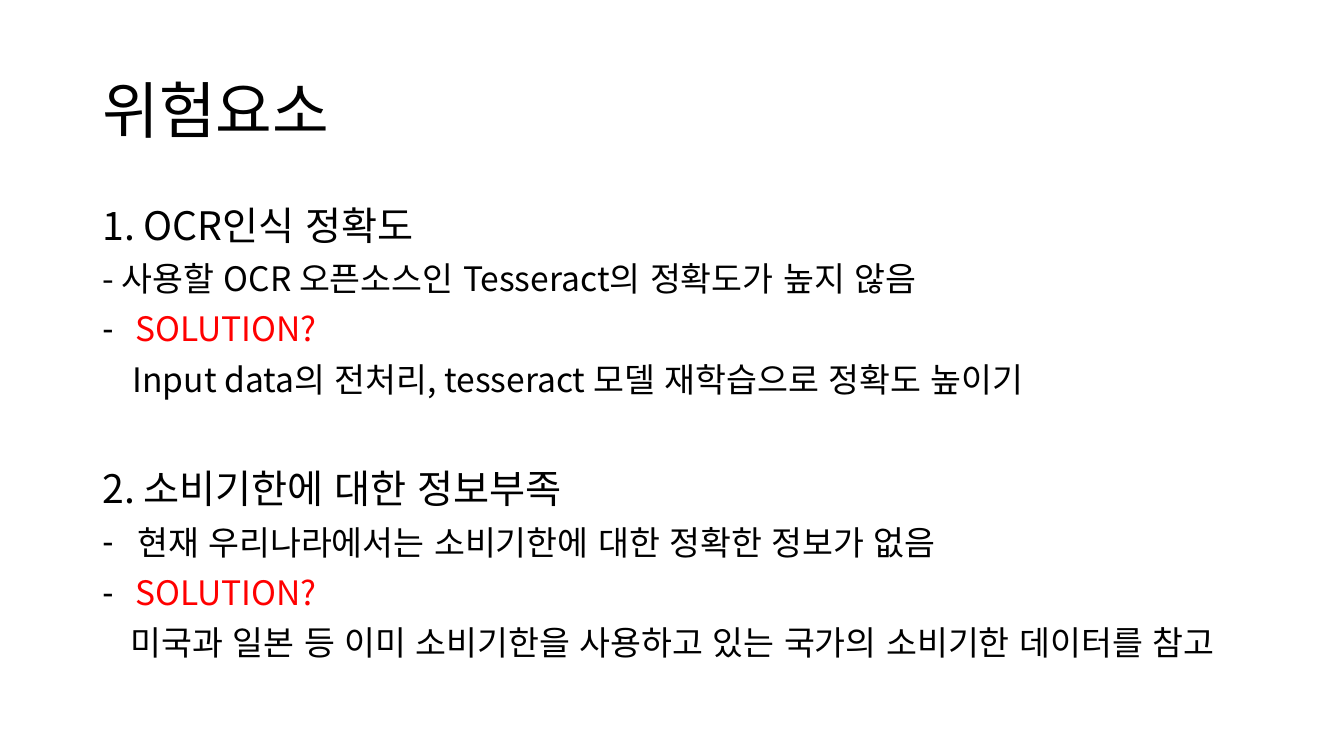
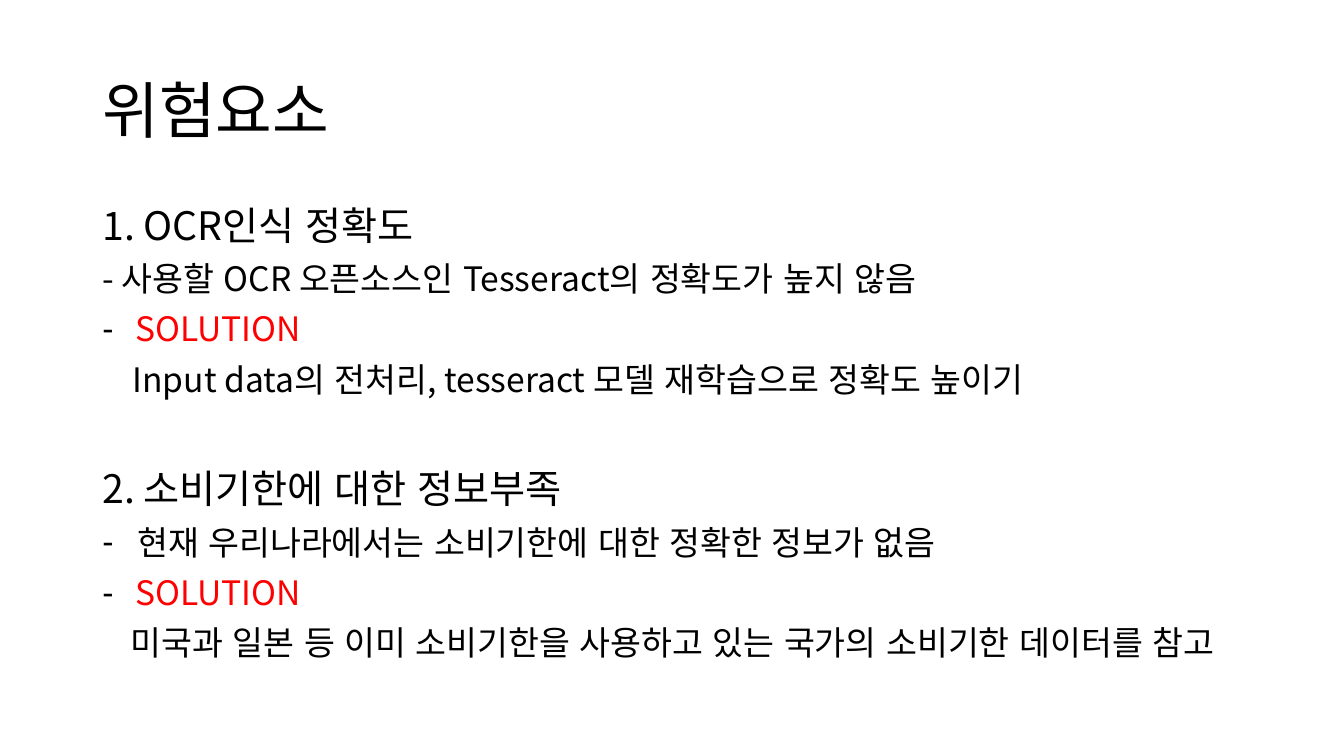
Before and after one commit to LumiereKANG/SW_development, a slide deck: slide 11 of ETC/프로젝트 제안서 7조.pptx. Drawn at 1344x756 pixels with LibreOffice and Linux fonts; fonts in the diff are those of the drawing. Boxes give left, top, right and bottom in pixels: in the first picture for what was removed or moved away, otherwise in the second. Text is boxed around its words. In the diff, an @@ line names an element or a change of style, - is before the commit and + after.

Commit message:
10.02 Final Edit ppt

```diff
--- a/ETC/프로젝트 제안서 7조.pptx
+++ b/ETC/프로젝트 제안서 7조.pptx
@@ text at [135,316,301,342]: text changed @@
-– SOLUTION?
+– SOLUTION
@@ text at [135,580,301,606]: text changed @@
-– SOLUTION?
+– SOLUTION
```
Also in this commit, not shown: 1 other slide changed.
